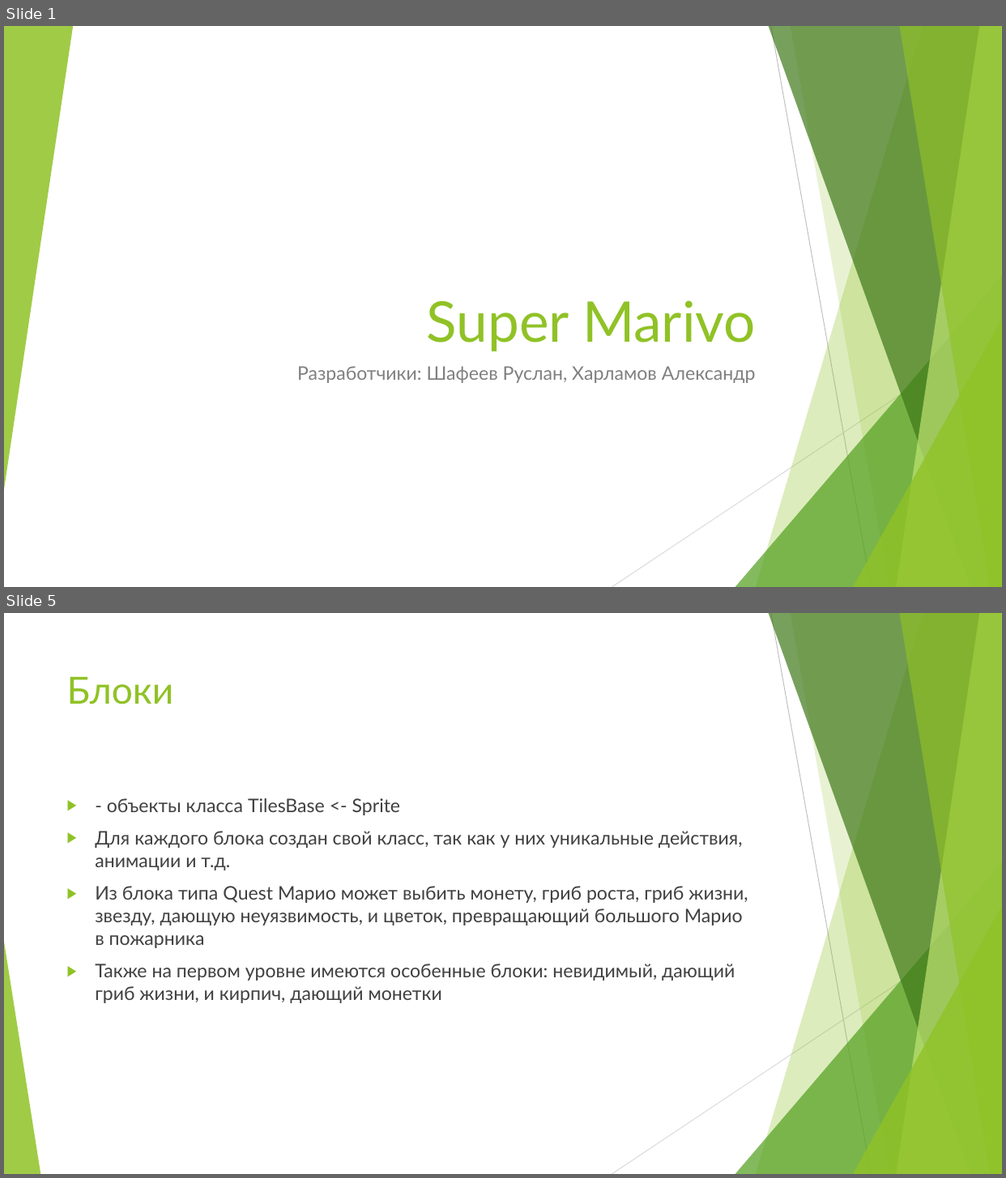
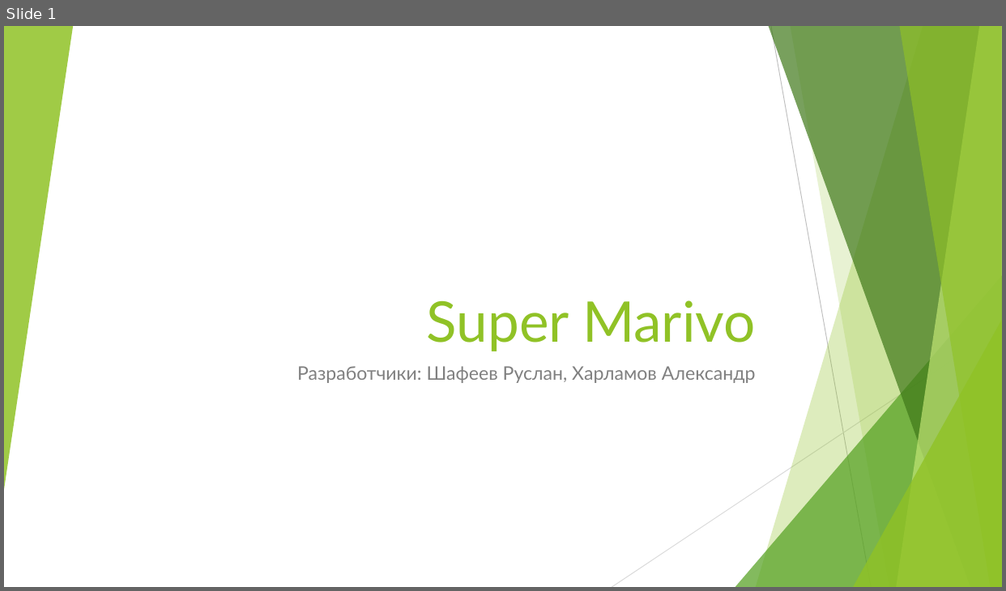
Before and after one commit to RuslanShafeev/marivo, a slide deck: Super Marivo.pptx. Shown one above the other, each under a label of ours: slides 1 and 5 before the commit, slide 1 after it; the slides between them are not shown. The pictures are 1006x1178 and 1006x591 pixels, drawn with LibreOffice and Linux fonts; fonts in the diff are those of the drawing. Boxes give left, top, right and bottom in pixels: in the first picture for what was removed or moved away, otherwise in the second. Text is boxed around its words. In the diff, an @@ line names an element or a change of style, - is before the commit and + after.

```diff
--- a/Super Marivo.pptx
+++ b/Super Marivo.pptx
@@ slide 5 removed at [4,613,1002,1174], background #FFFFFF; not listed: 9 template elements that a slide beside it also shows @@
@@ title removed at [67,677,174,705] @@
-Блоки
@@ text removed at [95,798,748,1003] @@
-▶ - объекты класса TilesBase <- Sprite
-▶ Для каждого блока создан свой класс, так как у них уникальные действия, анимации и т.д.
-▶ Из блока типа Quest Марио может выбить монету, гриб роста, гриб жизни, звезду, дающую неуязвимость, и цветок, превращающий большого Марио в пожарника
-▶ Также на первом уровне имеются особенные блоки: невидимый, дающий гриб жизни, и кирпич, дающий монетки
@@ triangle removed at [4,942,40,1174] @@
```
Also in this commit, not shown: 2 slides changed, 2 slides added, 2 other slides removed, 2 other files.
